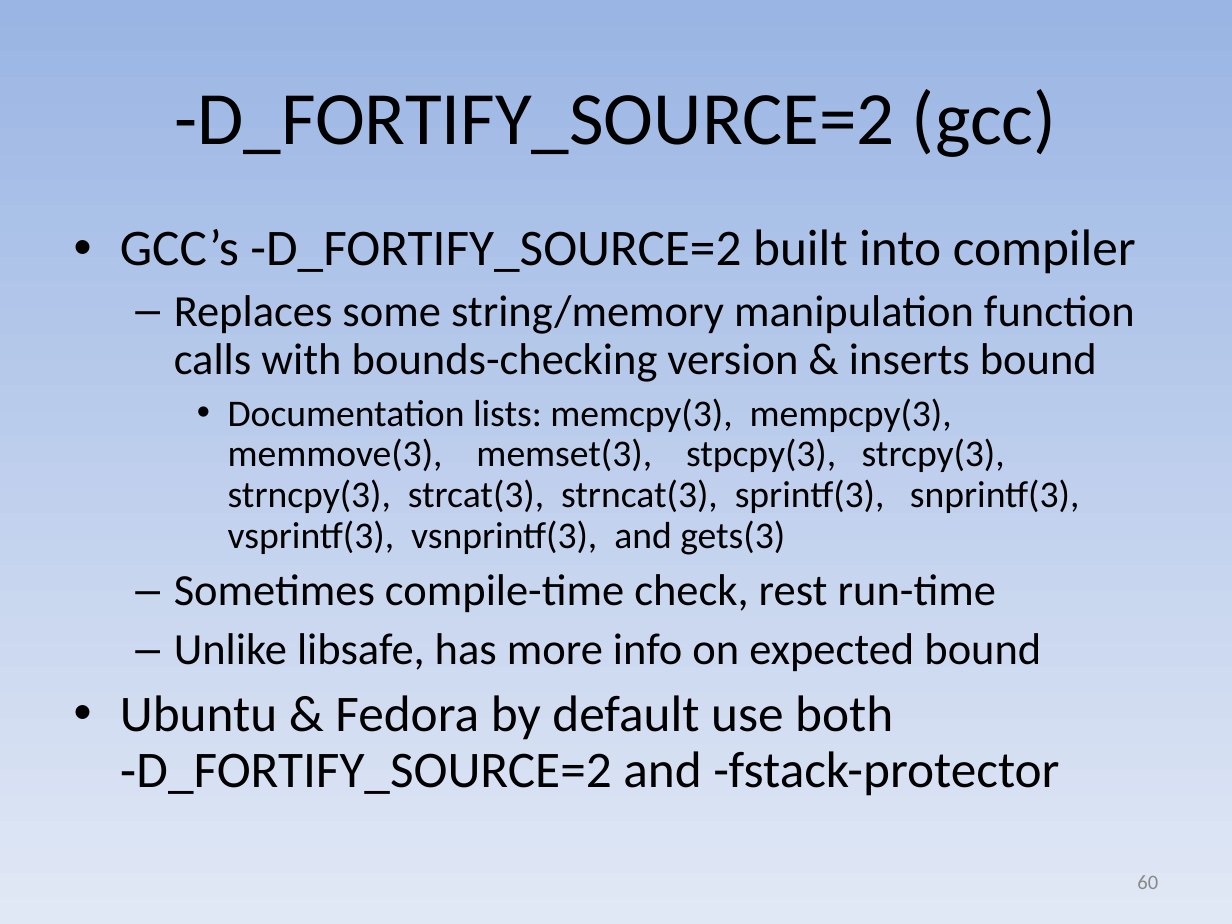
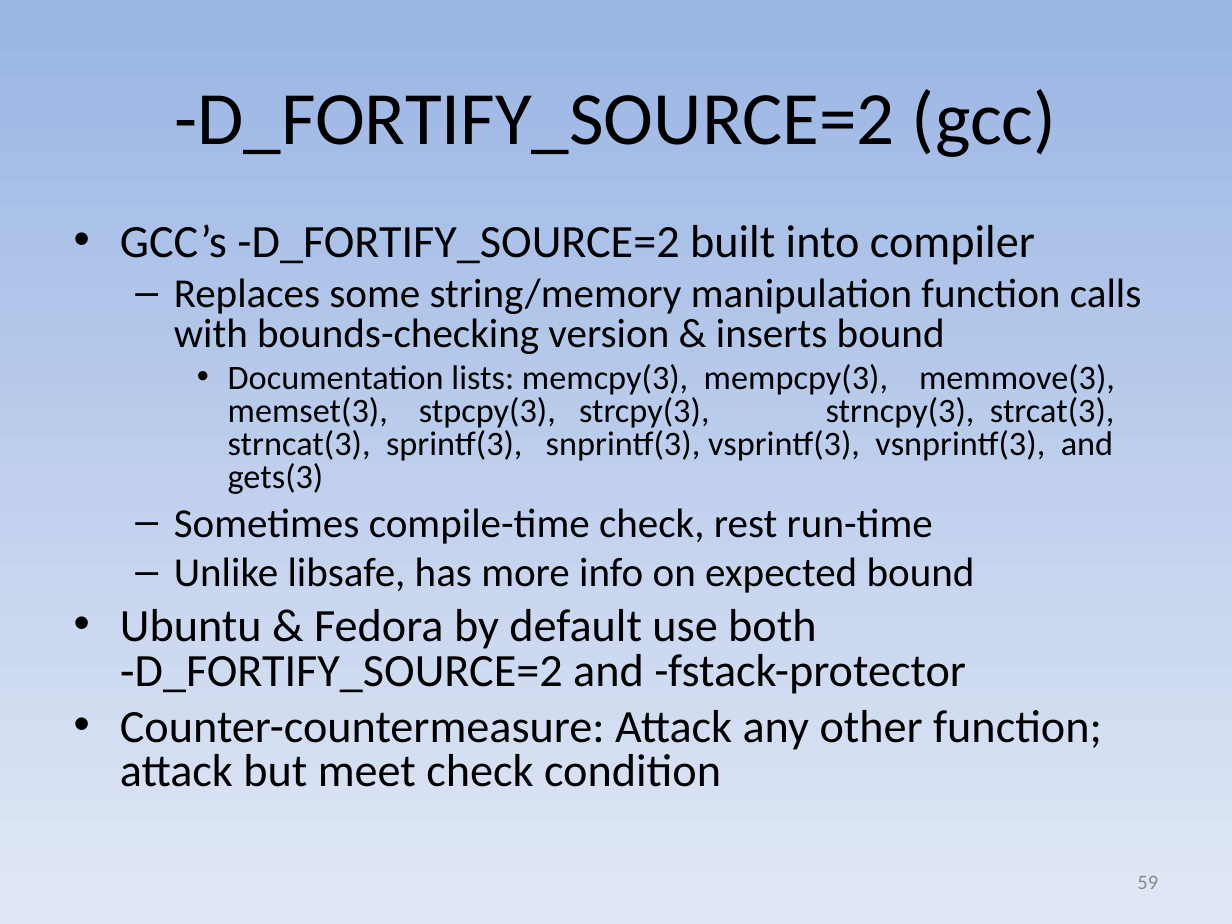
Before and after one commit to david-a-wheeler/david-a-wheeler.github.io, a slide deck: slide 59 of secure-class/presentations/Secure-Software-3-Buffer-Overflow.ppt (slide 60 before the commit). Drawn at 1232x924 pixels with LibreOffice and Linux fonts; fonts in the diff are those of the drawing. Boxes give left, top, right and bottom in pixels: in the first picture for what was removed or moved away, otherwise in the second. Text is boxed around its words. In the diff, an @@ line names an element or a change of style, - is before the commit and + after.

```diff
--- a/secure-class/presentations/Secure-Software-3-Buffer-Overflow.ppt
+++ b/secure-class/presentations/Secure-Software-3-Buffer-Overflow.ppt
@@ text at (120, 224, 1142, 694): size 30 to 27 pt in "GCC’s -D_FORTIFY_SOURCE=2 built into compiler", "Ubuntu & Fedora by default use both ..."; size 26 to 24 pt in "Replaces some string/memory manipulation function calls with ...", "Sometimes compile-time check, rest run-time", "Unlike libsafe, has more info on expected ..."; size 22 to 20 pt in "Documentation lists: memcpy(3), mempcpy(3), memmove(3), mems ..."; line spacing 0.9 to 0.8 @@
@@ text at (120, 710, 1102, 787): paragraph added @@
+• Counter-countermeasure: Attack any other function; attack but meet check condition
@@ page number at (1137, 876, 1158, 889): text changed @@
-60
+59
```
Also in this commit, not shown: 6 other slides changed, 2 slides added, 2 slides removed.
